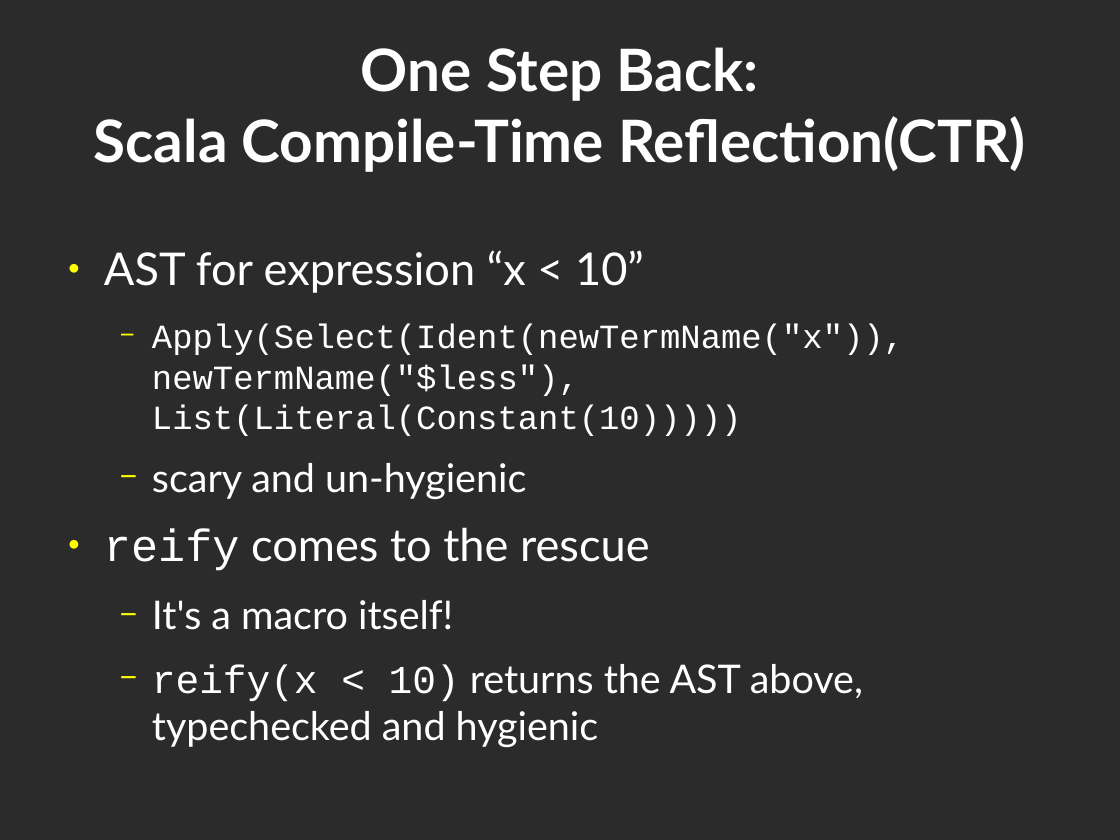
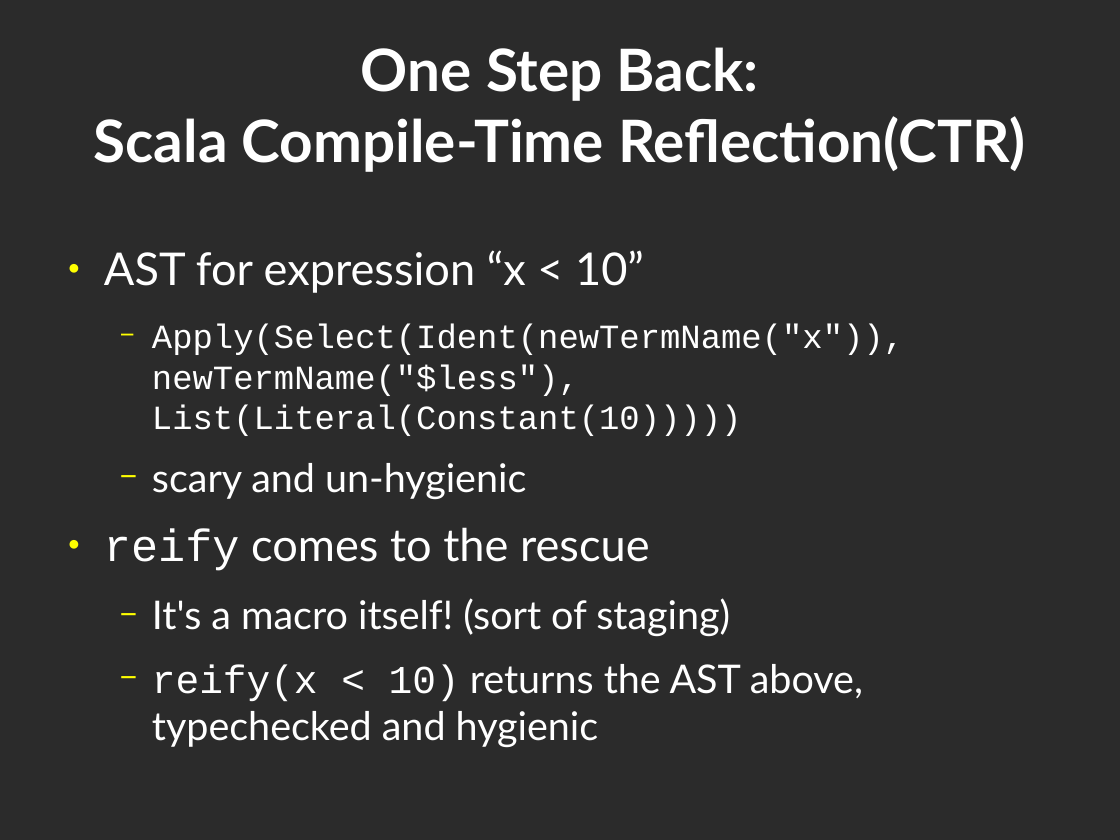
Before and after one commit to geo-kollias/msc-thesis-tex, a slide deck: slide 10 of geokollias_msc_thesis_pres.odp. Drawn at 1120x840 pixels with LibreOffice and Linux fonts; fonts in the diff are those of the drawing; background and template pictures are left out; a plain dark background stands for a picture behind light text. Boxes give left, top, right and bottom in pixels: in the first picture for what was removed or moved away, otherwise in the second. Text is boxed around its words. In the diff, an @@ line names an element or a change of style, - is before the commit and + after.

```diff
--- a/geokollias_msc_thesis_pres.odp
+++ b/geokollias_msc_thesis_pres.odp
@@ text at [152,598,730,636]: text changed @@
-  − It's a macro itself!
+  − It's a macro itself! (sort of staging)
```
Also in this commit, not shown: 4 other slides changed.
